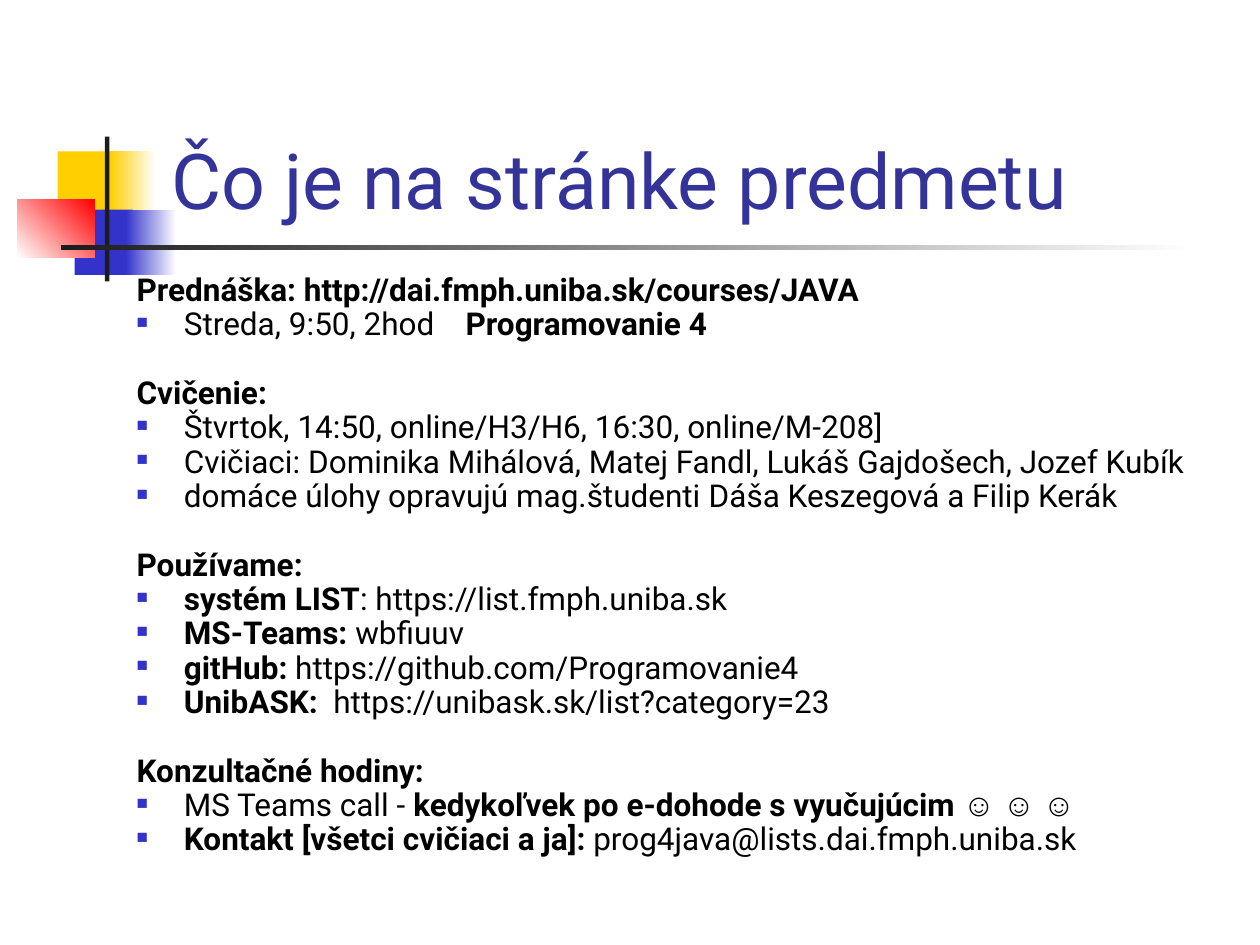
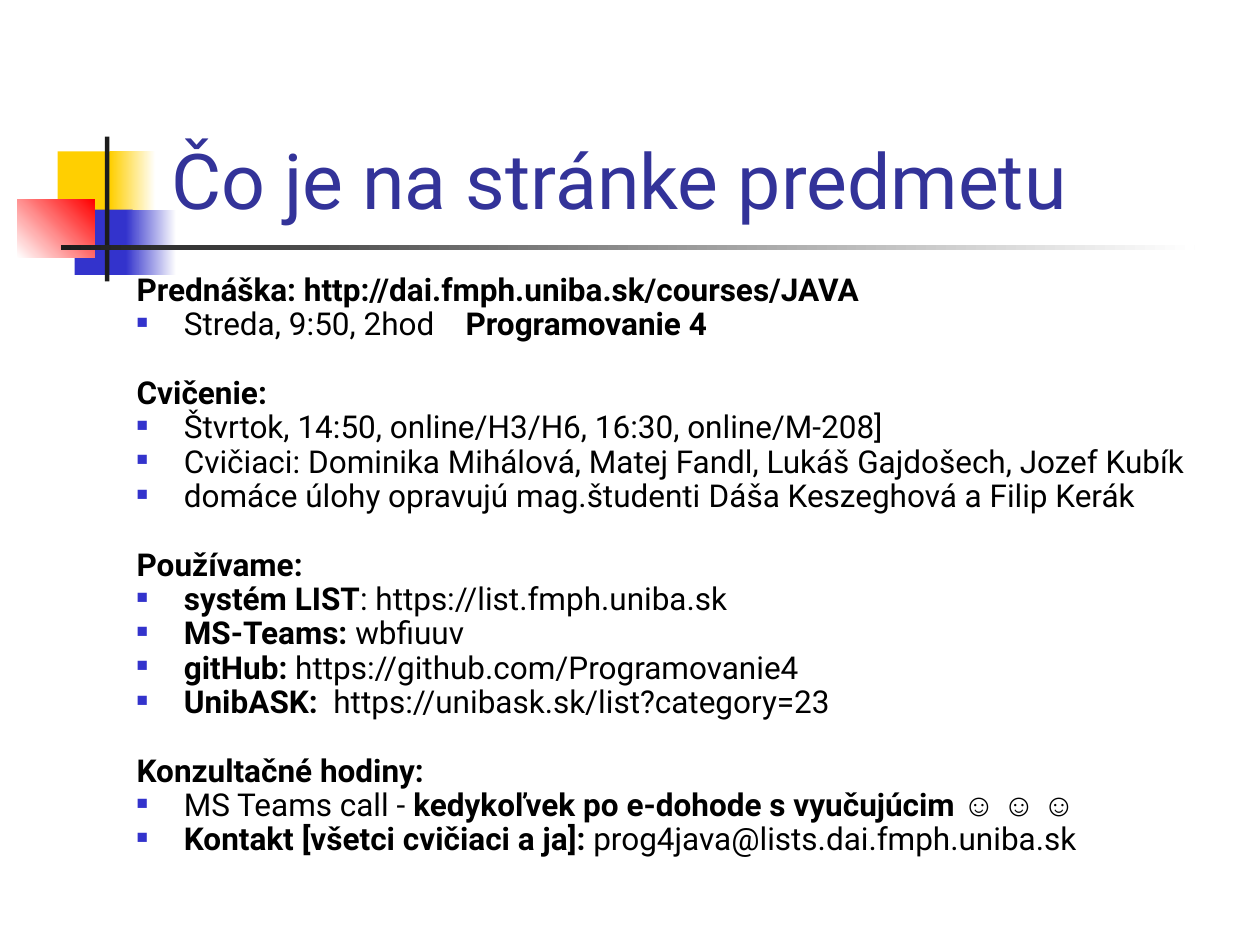
Before and after one commit to Programovanie4/Prednasky, a slide deck: slide 2 of 01/01_java.ppt. Drawn at 1260x945 pixels with LibreOffice and Linux fonts; fonts in the diff are those of the drawing. Boxes give left, top, right and bottom in pixels: in the first picture for what was removed or moved away, otherwise in the second. Text is boxed around its words. In the diff, an @@ line names an element or a change of style, - is before the commit and + after.

```diff
--- a/01/01_java.ppt
+++ b/01/01_java.ppt
@@ text at [184,478,1134,514]: text changed @@
-■ domáce úlohy opravujú mag.študenti Dáša Keszegová a Filip Kerák
+■ domáce úlohy opravujú mag.študenti Dáša Keszeghová a Filip Kerák
```
Also in this commit, not shown: 3 other slides changed, 1 slide added, 2 other files.
